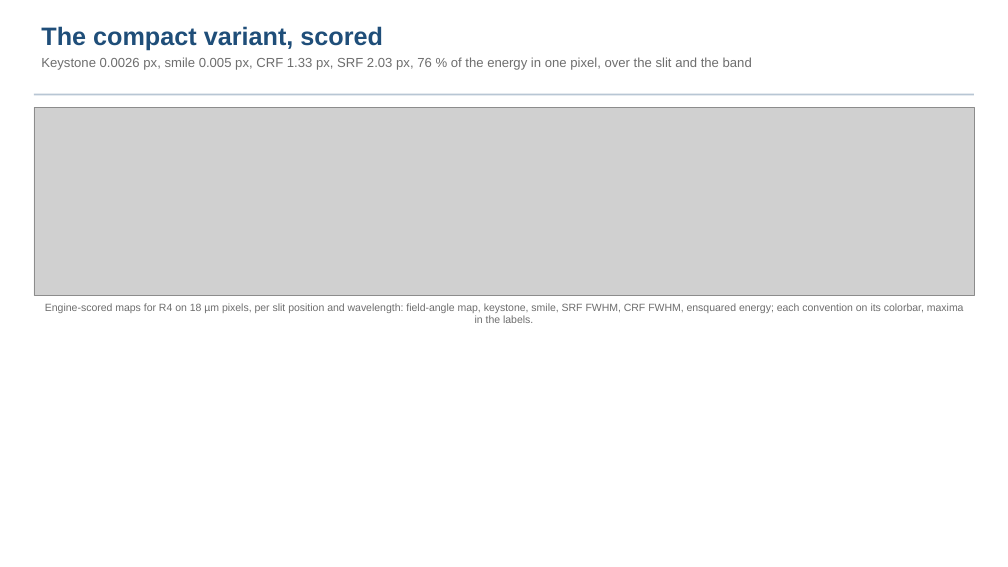
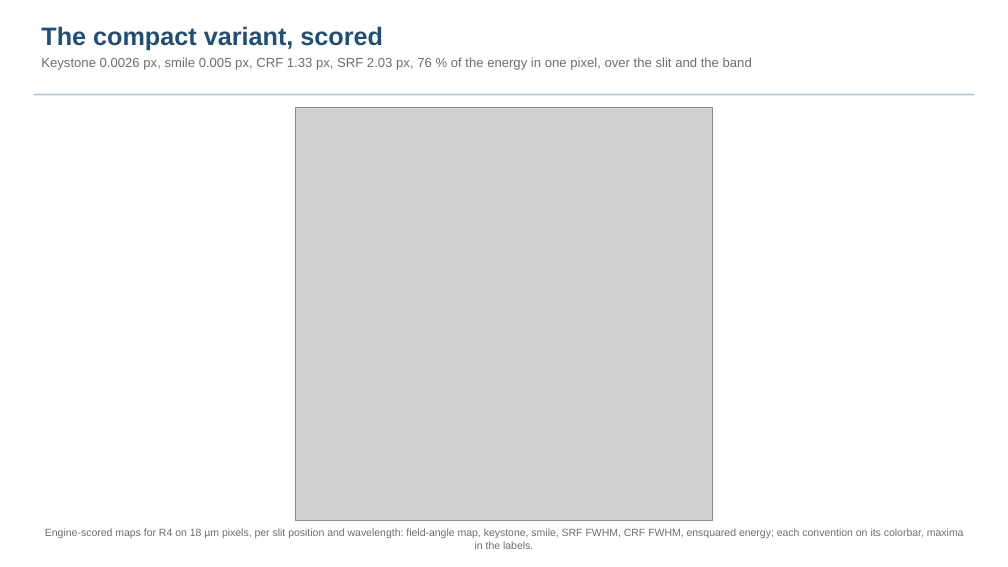
Before and after one commit to nasa-jpl/macos, a slide deck: slide 14 of demo_session/deck_dyson.pptx. Drawn at 1008x567 pixels with LibreOffice and Linux fonts; fonts in the diff are those of the drawing; grey boxes stand for pictures. Boxes give left, top, right and bottom in pixels: in the first picture for what was removed or moved away, otherwise in the second. Text is boxed around its words. In the diff, an @@ line names an element or a change of style, - is before the commit and + after.

```diff
--- a/demo_session/deck_dyson.pptx
+++ b/demo_session/deck_dyson.pptx
@@ picture: place and size @@
-picture at bbox=[34, 107, 974, 296]
+picture at bbox=[296, 107, 713, 521]
@@ text "Engine-scored maps for R4 on ...": place and size @@
-text "Engine-scored maps for R4 on ..." at bbox=[45, 303, 964, 323]
+text "Engine-scored maps for R4 on ..." at bbox=[45, 528, 964, 549]
```
Also in this commit, not shown: 4 other slides changed, 9 other files.
